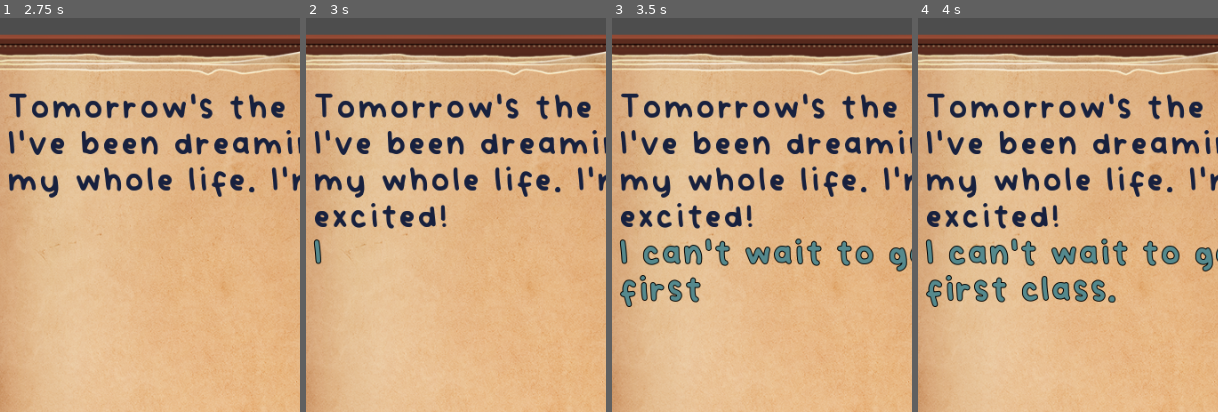
Above: before the commit, frames 1-4 (left to right).
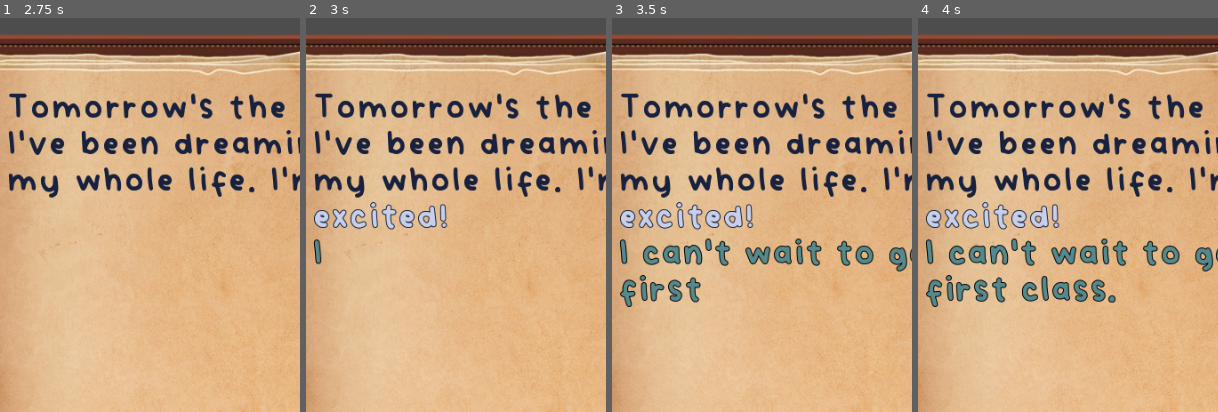
Above: after the commit, the same moments.

Repository: starlightlacuna/godot-wild-jam-75
Game: Godot game, scene res://main_menu.tscn
Same seed, same stepped clock (60 frames per second), same inputs: the game is played once before the commit and once after it.
Inputs:
- Up to frame 1 (2.75 s): click "Start" at 0.5 s; click "Preparations" at 1.25 s
- Up to frame 2 (3 s): click "Excited" at 2.75 s
- Up to frame 3 (3.5 s): no input
- Up to frame 4 (4 s): no input
The pictures show only the part of the screen within x 8-58%, y 0-50%; the shares and areas given below are measured in that part.

Frame 1 is identical in both runs. In frame 2, 1.5% of the frame differs, in the area x 2-48%, y 46-54%; in frame 3, 1.5%; in frame 4, 1.5%.

Commit message:
Fix audio looping

Diff:
--- a/Data/Day 1/Entries/day1_2.tres
+++ b/Data/Day 1/Entries/day1_2.tres
@@ -11,7 +11,7 @@
 key = "player.attitude"
 value = "0"
 type = 2
-operator = 1
+operator = 2
 
 [sub_resource type="Resource" id="Resource_dy56e"]
 script = ExtResource("3_k83dn")
--- /dev/null
+++ b/Data/choice_history_data.gd
@@ -0,0 +1,5 @@
+class_name ChoiceHistoryData
+extends RefCounted
+
+var choice_data: ChoiceData
+var world_data: Dictionary
--- a/Data/requirement.gd
+++ b/Data/requirement.gd
@@ -8,7 +8,13 @@
 @export var type: Variant.Type
 @export var operator: Operator
 
-func is_fulfilled() -> bool:
+func is_fulfilled(world_override: Dictionary = {}) -> bool:
+	var world_dictionary: Dictionary
+	if not world_override.is_empty():
+		world_dictionary = world_override
+	else:
+		world_dictionary = JournalManager.world
+
 	# TODO (REACH): Add checks for type safety
 	var typed_value
 	match type:
@@ -23,14 +29,14 @@
 
 	match operator:
 		Operator.EQUALS:
-			return JournalManager.world[key] == typed_value
+			return world_dictionary[key] == typed_value
 		Operator.GREATER_THAN:
-			return JournalManager.world[key] > typed_value
+			return world_dictionary[key] > typed_value
 		Operator.GREATER_THAN_OR_EQUALS:
-			return JournalManager.world[key] >= typed_value
+			return world_dictionary[key] >= typed_value
 		Operator.LESS_THAN:
-			return JournalManager.world[key] < typed_value
+			return world_dictionary[key] < typed_value
 		Operator.LESS_THAN_OR_EQUALS:
-			return JournalManager.world[key] <= typed_value
+			return world_dictionary[key] <= typed_value
 		_:
 			return false
--- a/Data/text_with_requirements.gd
+++ b/Data/text_with_requirements.gd
@@ -5,8 +5,8 @@
 @export var requirements: Array[Requirement]
 @export var world_key: String
 
-func are_requirements_fulfilled() -> bool:
+func are_requirements_fulfilled(world_override: Dictionary = {}) -> bool:
 	var fulfilled = true
 	for requirement in requirements:
-		fulfilled = fulfilled and requirement.is_fulfilled()
+		fulfilled = fulfilled and requirement.is_fulfilled(world_override)
 	return fulfilled
--- a/journal.gd
+++ b/journal.gd
@@ -75,7 +75,10 @@
 	# TODO (REACH): Add choice selection animation.
 	_clear_choices()
 	var choice_history: Array = JournalManager.sequences[current_entry.sequence_tag].choice_history
-	choice_history.append(choice_data)
+	var choice_history_data: ChoiceHistoryData = ChoiceHistoryData.new()
+	choice_history_data.choice_data = choice_data
+	choice_history_data.world_data = JournalManager.world.duplicate()
+	choice_history.append(choice_history_data)
 	entry_label.append_choice_text(choice_data.text + "\n")
 	JournalManager.apply_choice_effects(choice_data)
 	choice_made = true
@@ -88,7 +91,6 @@
 		current_entry = current_entry.next_entry
 		_start_current_entry()
 	else:
-		print("SEQUENCE COMPLETE. MOVING TO INTERSEQUENCE MODE.")
 		JournalManager.sequences[current_entry.sequence_tag].complete = true
 		_change_mode(Mode.INTERSEQUENCE)
 
@@ -179,7 +181,7 @@
 	if JournalManager.sequences[current_entry.sequence_tag].complete:
 		var choice_history: Array = JournalManager.sequences[current_entry.sequence_tag].choice_history
 		for choice_data in choices:
-			if choice_data == choice_history[choice_index]:
+			if choice_data == choice_history[choice_index].choice_data:
 				choice_index += 1
 				entry_label.append_choice_text(choice_data.text + "\n")
 				choice_made = true
--- a/journal_label.gd
+++ b/journal_label.gd
@@ -21,7 +21,7 @@
 		donezo.emit()
 
 func append_choice_text(p_text: String) -> void:
-	append_text(p_text)
+	append_text("[color=#C7CFE9][outline_size=4][outline_color=#18213e]%s[/outline_color][/outline_size][/color]" % p_text)
 	timer.start()
 
 func initialize(p_text: String = "", p_text_speed: float = 0.0) -> void:
--- a/project.godot
+++ b/project.godot
@@ -11,7 +11,7 @@
 [application]
 
 config/name="Ranger's Journal"
-config/version="0.0.1"
+config/version="0.0.2"
 run/main_scene="res://main_menu.tscn"
 config/features=PackedStringArray("4.3", "GL Compatibility")
 config/icon="res://icon.svg"
Not shown, changed: Assets/Audio/Midnight Tale.mp3.import
Not shown, added: Build/rangers_journal_0.0.2.zip
